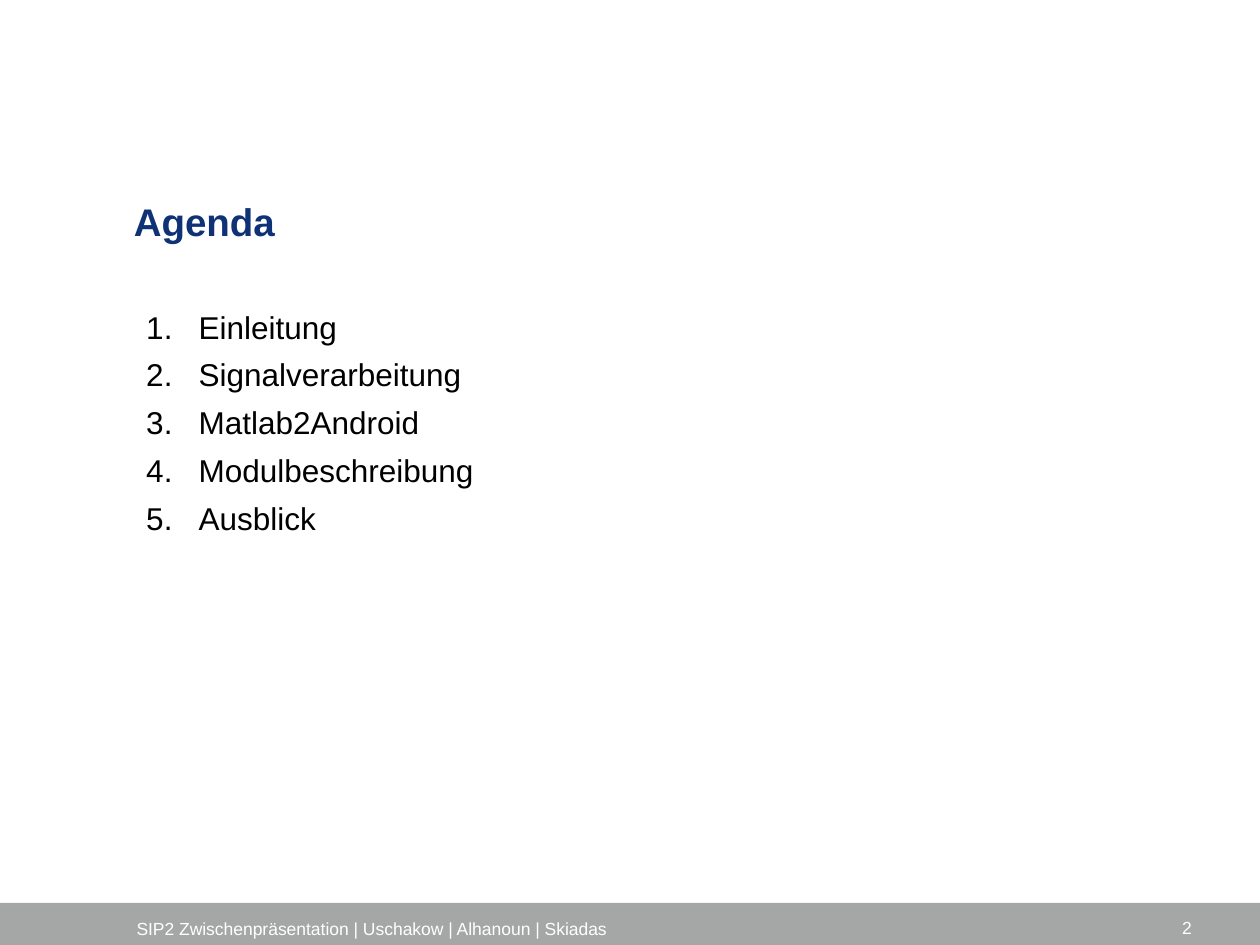
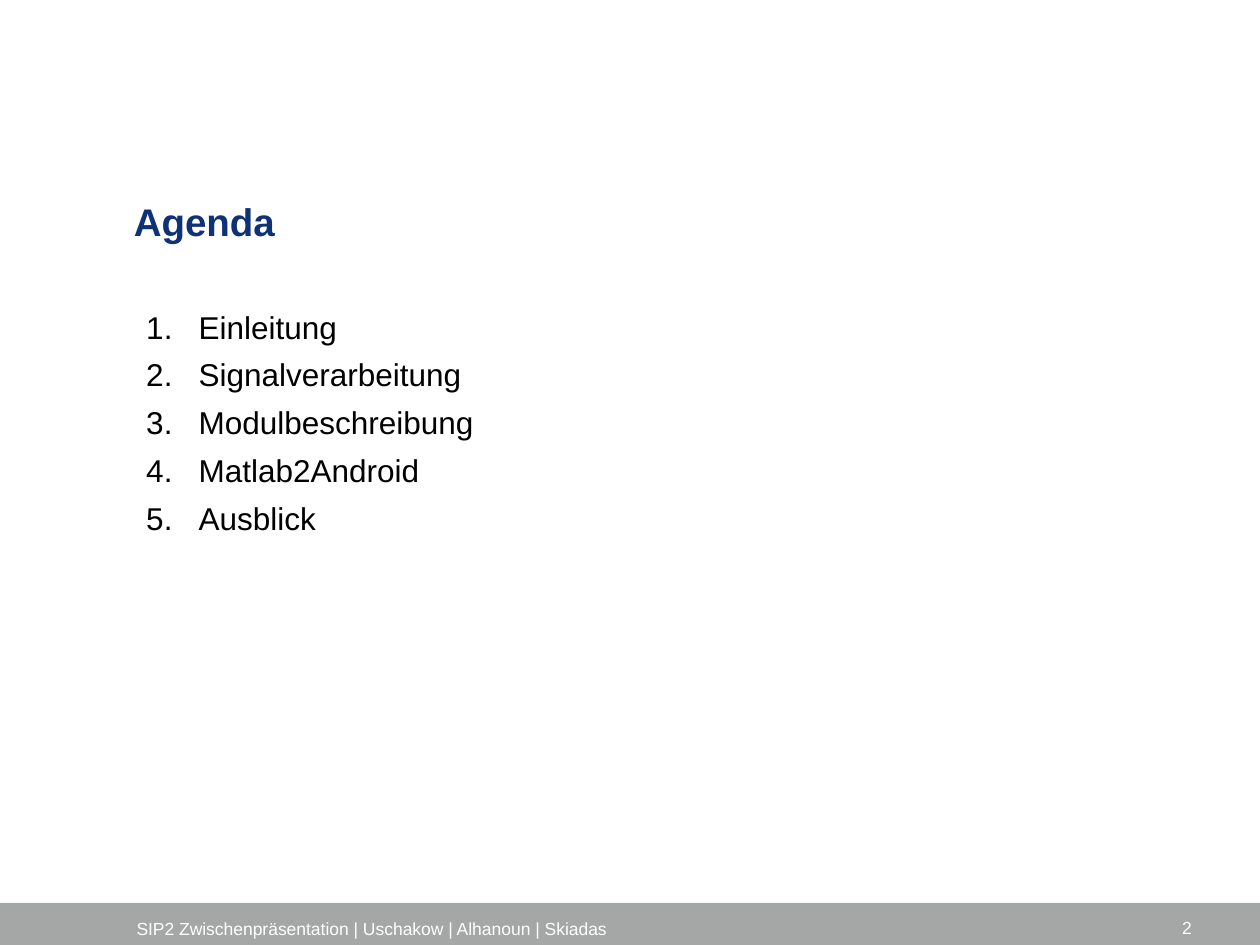
Before and after one commit to Edwardha92/SIP2, a slide deck: slide 2 of docs/final_documentation/Präsi_vonAlexgeändert.pptx. Drawn at 1260x945 pixels with LibreOffice and Linux fonts; fonts in the diff are those of the drawing; background and template pictures are left out. Boxes give left, top, right and bottom in pixels: in the first picture for what was removed or moved away, otherwise in the second. Text is boxed around its words. In the diff, an @@ line names an element or a change of style, - is before the commit and + after.

```diff
--- a/docs/final_documentation/Präsi_vonAlexgeändert.pptx
+++ b/docs/final_documentation/Präsi_vonAlexgeändert.pptx
@@ text at (199,411,474,440): paragraph added @@
+3. Modulbeschreibung
@@ text at (199,459,474,488): paragraph removed @@
-4. Modulbeschreibung
```
Also in this commit, not shown: 6 other slides changed, 1 slide added, 1 other file.
